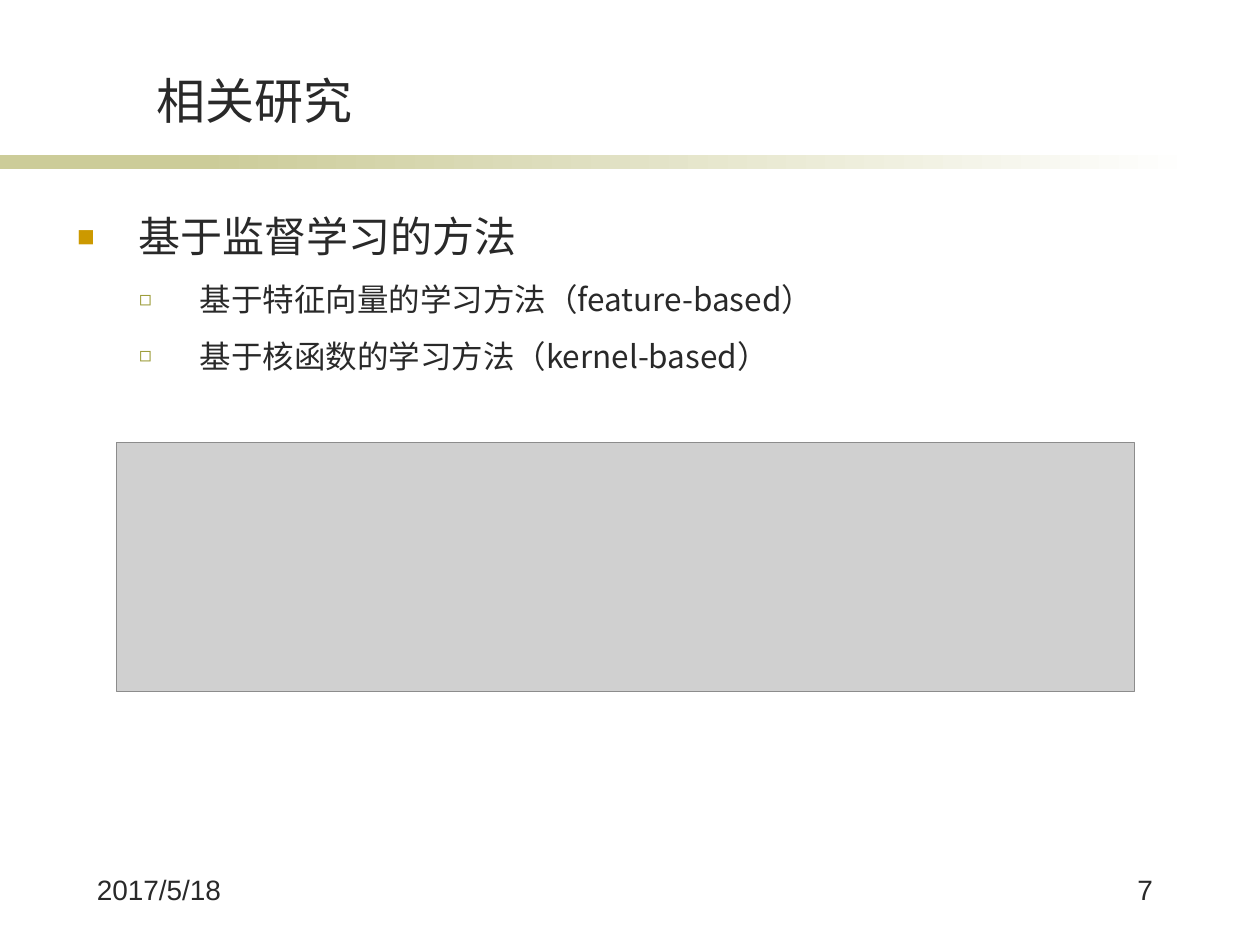
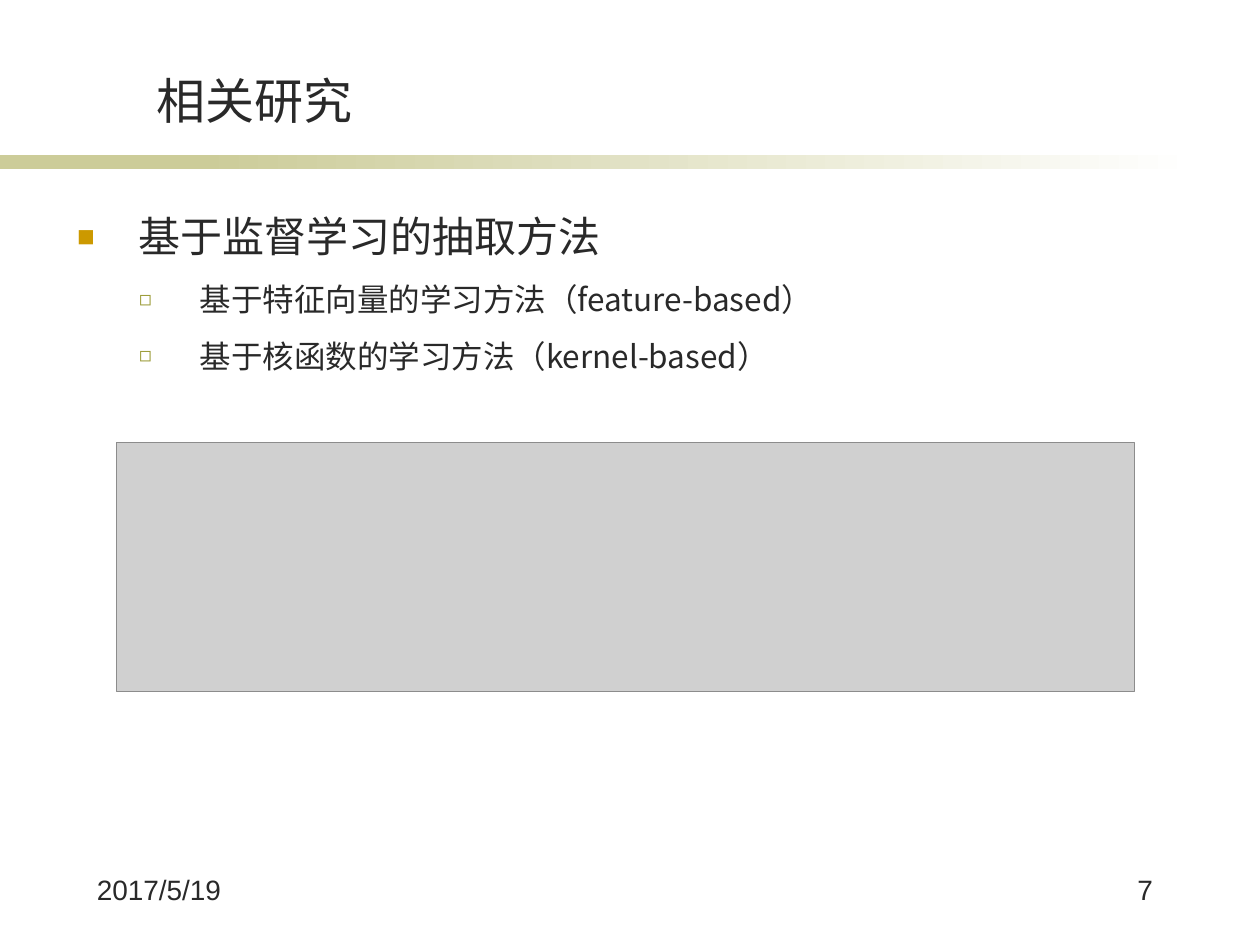
Before and after one commit to wqpod2g/paper, a slide deck: slide 7 of 毕业答辩ppt.pptx. Drawn at 1260x945 pixels with LibreOffice and Linux fonts; fonts in the diff are those of the drawing; grey boxes stand for pictures; background and template pictures are left out. Boxes give left, top, right and bottom in pixels: in the first picture for what was removed or moved away, otherwise in the second. Text is boxed around its words. In the diff, an @@ line names an element or a change of style, - is before the commit and + after.

```diff
--- a/毕业答辩ppt.pptx
+++ b/毕业答辩ppt.pptx
@@ text at (139, 216, 601, 256): text changed @@
-■ 基于监督学习的方法
+■ 基于监督学习的抽取方法
@@ text at (97, 879, 221, 901): text changed @@
-2017/5/18
+2017/5/19
```
Also in this commit, not shown: 25 other slides changed, 1 other file.
